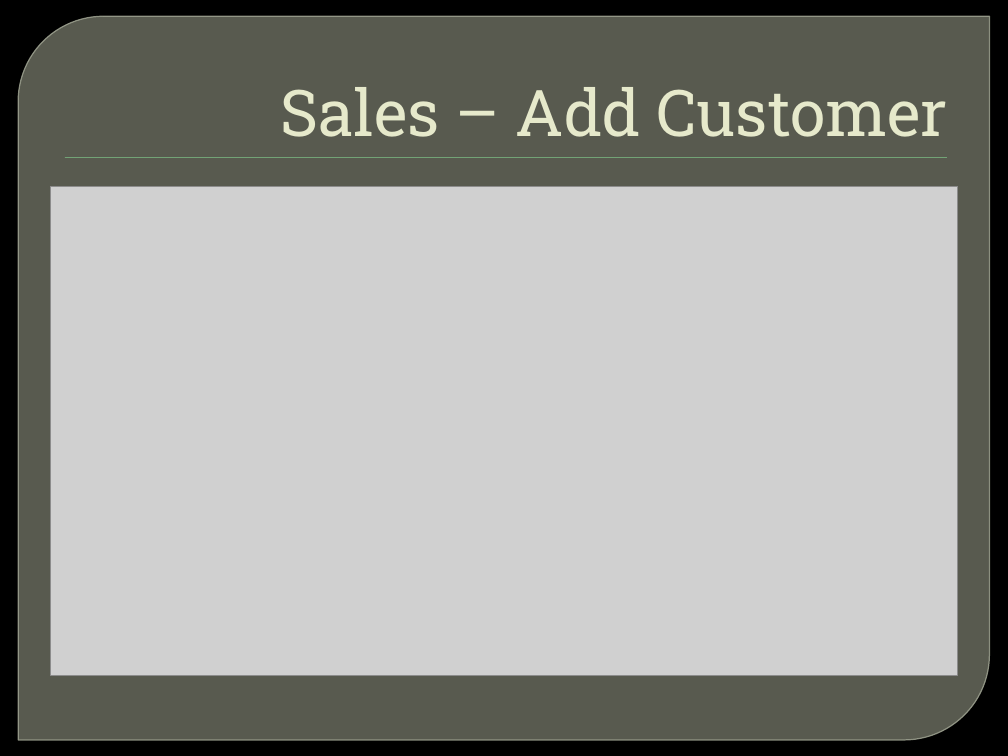
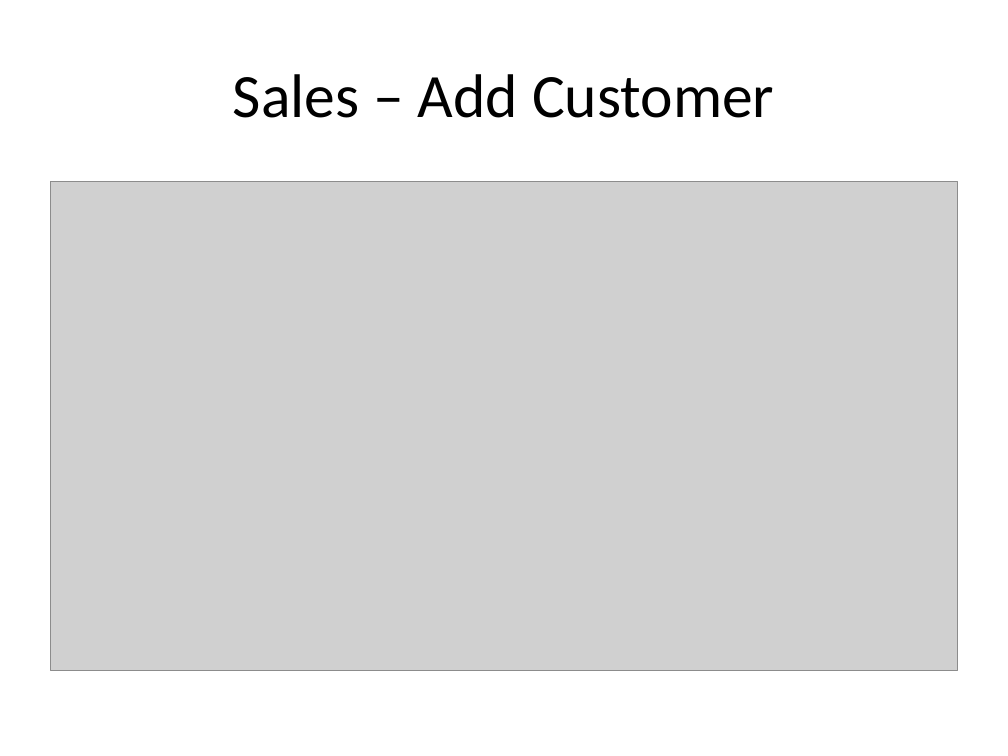
Before and after one commit to Mediagroup5/BarrocIt, a slide deck: slide 11 of barroc_Presentation.pptm. Drawn at 1008x756 pixels with LibreOffice and Linux fonts; fonts in the diff are those of the drawing; grey boxes stand for pictures; background and template pictures are left out. Boxes give left, top, right and bottom in pixels: in the first picture for what was removed or moved away, otherwise in the second. Text is boxed around its words. In the diff, an @@ line names an element or a change of style, - is before the commit and + after.

```diff
--- a/barroc_Presentation.pptm
+++ b/barroc_Presentation.pptm
@@ background picture (left out) to #FFFFFF @@
@@ round diag rect removed at [18, 16, 990, 740] @@
@@ title "Sales – Add Customer" at [233, 74, 774, 118]: size 46 to 44 pt, font Roboto Slab to Calibri, text colour #E7EACB to #000000; alignment right to centre; indent changed; vertical alignment bottom to middle @@
@@ rectangle removed at [65, 157, 947, 158] @@
@@ picture: place and size @@
-picture at [50, 186, 958, 675]
+picture at [50, 181, 958, 670]
```
Also in this commit, not shown: 15 other slides changed, 1 slide removed.
